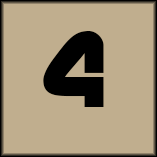
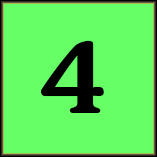
Two versions of the same layered image (157×157). Layer-by-layer changes:
painted on "4" over (40, 31, 104, 113)
painted on "Layer 1" over (3, 3, 154, 154)
